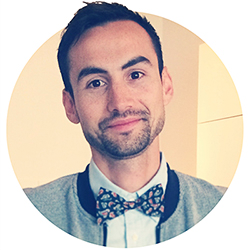
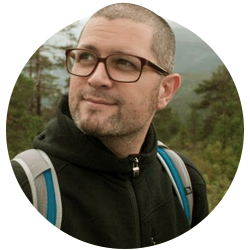
The second 250 x 250 image is a revision of the first. Changes to its layers:
hid group "ronald" (1 layers) over [0, 0, 247, 249]
renamed "mick" to "bravebox", showed the group it (5 layers) over [0, 0, 247, 249]
